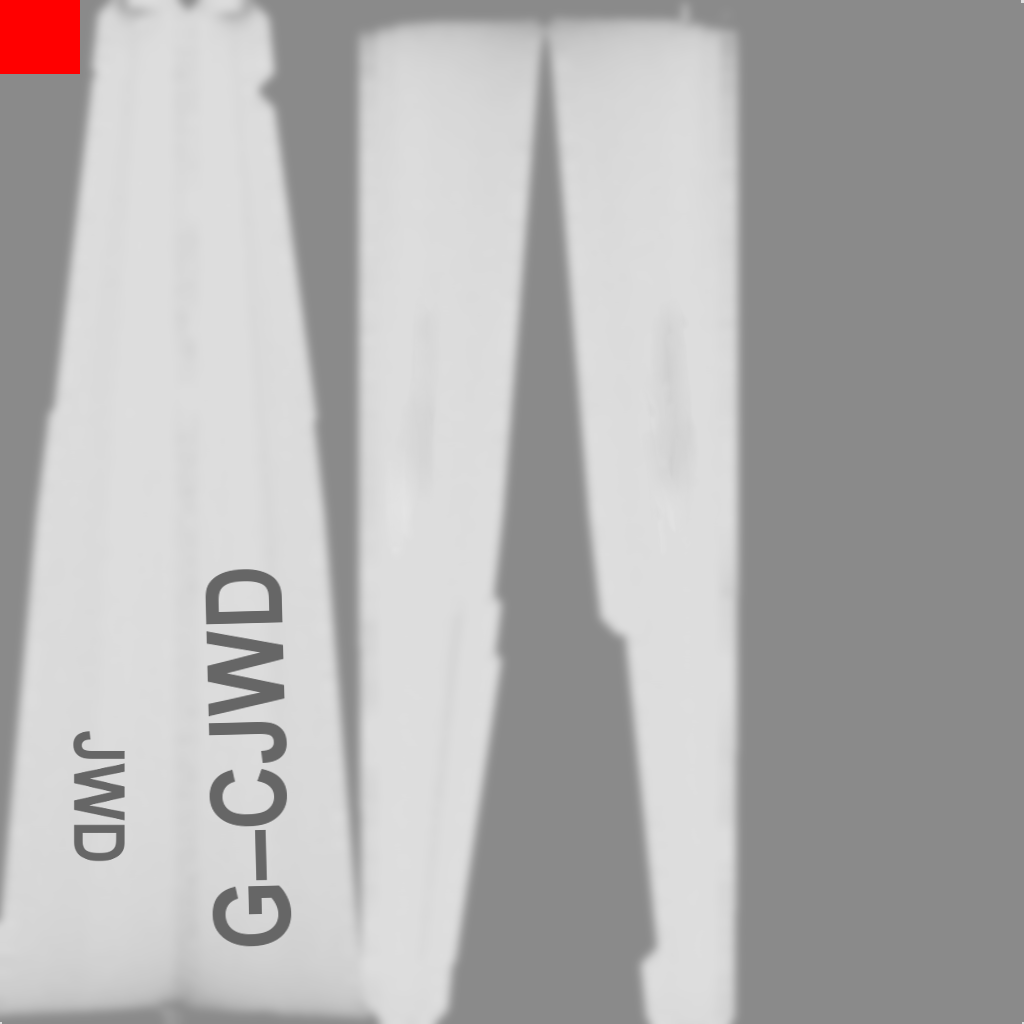
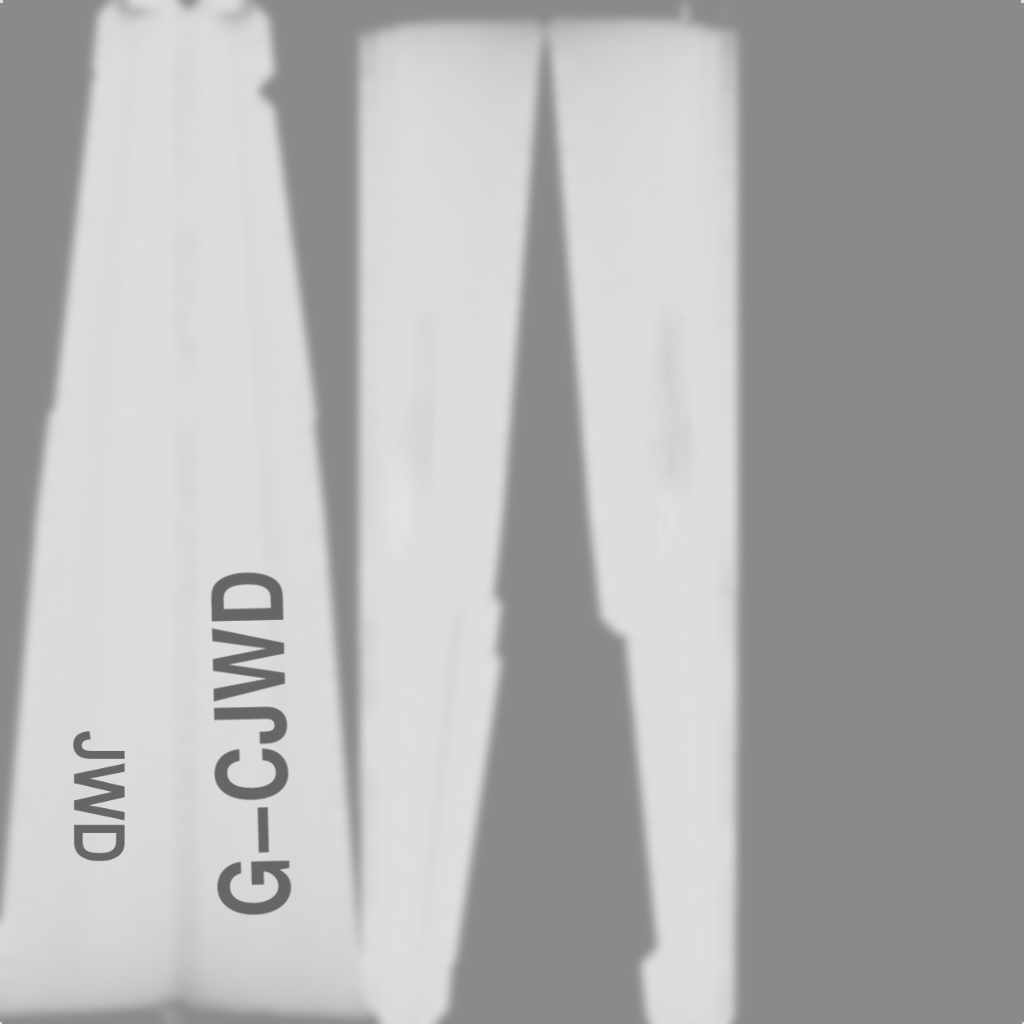
Layered file, before and after one edit (1024px x 1024px). Changes by layer:
renamed "Transformation" to "G–CKEJ", hid it, painted on it over bbox(204, 569, 292, 947)
painted on "G–CJWD" over bbox(210, 571, 292, 916)
hid "red" over bbox(0, 0, 80, 74)
